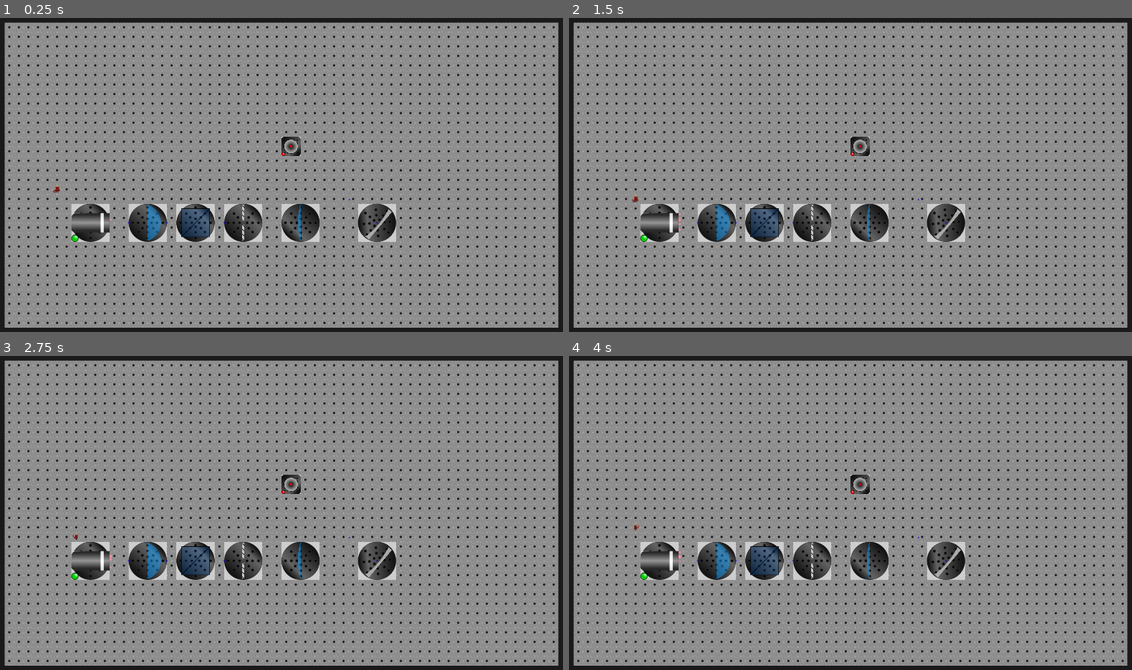
Above: before the commit, frames 1-4 (two rows, left to right).
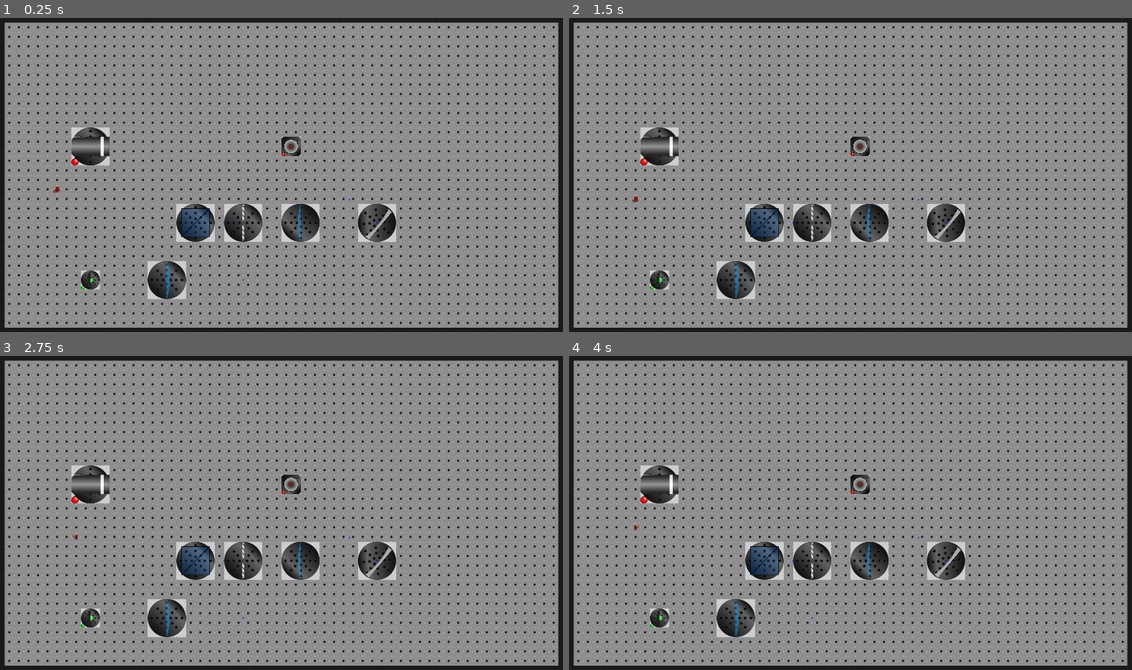
Above: after the commit, the same moments.

Repository: mbapplegate/maxwellDemon
Game: Godot game, scene res://worlds/test_world.tscn
Same seed, same stepped clock (60 frames per second), same inputs: the game is played once before the commit and once after it. The project has no main scene, so this scene is started directly.
Inputs:
- Up to frame 1 (0.25 s): no input
- Up to frame 2 (1.5 s): tap Enter at 0.5 s; hold Right (right) 0.53-1.28 s; hold Shift (pull) 0.53-1.28 s; tap Space (toggleEnergize) at 1.25 s; hold Down (down) from 1.28 s (still down); tap Q (rotateCCW) at 1.35 s
- Up to frame 3 (2.75 s): tap Enter at 2 s; release Down (down) at 2.03 s; hold Right (right) from 2.03 s (still down); hold E (rotateCW) from 2.03 s (still down)
- Up to frame 4 (4 s): tap Space (toggleEnergize) at 2.75, 2.85 s; release Right (right) at 2.78 s; release E (rotateCW) at 2.78 s; hold Up (up) 2.78-3.53 s; tap Enter at 3.5 s; hold Left (left) from 3.53 s (still down); hold Shift (pull) from 3.53 s (still down)

The runs differ from the first frame. In frame 1, 3.2% of the frame differs, in the area x 12-44%, y 34-90%; in frame 2, 3.2%; in frame 3, 3.2%; in frame 4, 3.2%.

Commit message:
Added lambertian LED

Diff:
--- /dev/null
+++ b/scenes/LEDSource/led_source.gd
@@ -0,0 +1,41 @@
+extends pushableObject
+
+@export var numRaysPerTimeout : int = 1
+@export var rayColor : Vector3 = Vector3(0.0, 1.0, 0.0)
+@onready var ray = preload("res://scenes/LightPacket/light_packet.tscn")
+@onready var emitterSprite = $Stage/EmitterSprite
+
+var ledParent = null
+var rng = RandomNumberGenerator.new()
+
+func _ready():
+	ledParent = get_parent()
+	emitterSprite.modulate = Color(rayColor[0], rayColor[1],rayColor[2])
+
+func _ray_hit(photonObj:Object, _collPoint:Vector2, _collNormal:Vector2, _collider:Object):
+	photonObj.rayDying = true
+
+func _on_timer_timeout():
+	var angle = 0.0
+	var uVal= 0.0
+	var instance
+	if (isEnergized):
+		for i in numRaysPerTimeout:
+
+			angle = rng.randf_range(-PI/2.0,PI/2.0)
+			uVal = rng.randf()
+			while uVal > cos(angle):
+				#print(uVal, ", ", cos(angle))
+				angle = rng.randf_range(-PI/2.0,PI/2.0)
+				uVal = rng.randf()
+			#print("Timeout. Angle: ",angle)
+			instance = ray.instantiate()
+			instance.propDir = Vector2(cos(angle),sin(angle))
+			instance.position = to_global(Vector2.ZERO)
+			instance.rayColor = rayColor
+			#instance.scale[0] = 1.0/self.scale[0]
+			#instance.scale[1] = 1.0 / self.scale[1]
+			if ledParent:
+				ledParent.add_child(instance)
+			else:
+				add_child(instance)
--- /dev/null
+++ b/scenes/LEDSource/led_source.tscn
@@ -0,0 +1,35 @@
+[gd_scene load_steps=6 format=3 uid="uid://c3mpywrtffsf3"]
+
+[ext_resource type="PackedScene" uid="uid://beic3gevjusuj" path="res://scenes/PushableObject/pushable_object.tscn" id="1_b7dse"]
+[ext_resource type="Texture2D" uid="uid://c72nhlokfwahg" path="res://scenes/LEDSource/backingSprite.png" id="2_i0s2y"]
+[ext_resource type="Script" path="res://scenes/LEDSource/led_source.gd" id="2_w07lc"]
+[ext_resource type="Texture2D" uid="uid://dd2xhocq0e5ul" path="res://scenes/LEDSource/LEDSprite.png" id="3_ibsm5"]
+
+[sub_resource type="RectangleShape2D" id="RectangleShape2D_wgl05"]
+size = Vector2(16, 96)
+
+[node name="LEDSource" instance=ExtResource("1_b7dse")]
+position = Vector2(91, 89)
+script = ExtResource("2_w07lc")
+numRaysPerTimeout = 10
+rayColor = Vector3(0, 1, 0)
+isEnergized = true
+
+[node name="backingSprite" type="Sprite2D" parent="Stage" index="0"]
+z_index = 1
+position = Vector2(-10, 0)
+texture = ExtResource("2_i0s2y")
+
+[node name="backingArea" type="Area2D" parent="Stage/backingSprite" index="0"]
+
+[node name="backingCollision" type="CollisionShape2D" parent="Stage/backingSprite/backingArea" index="0"]
+shape = SubResource("RectangleShape2D_wgl05")
+
+[node name="EmitterSprite" type="Sprite2D" parent="Stage" index="1"]
+texture = ExtResource("3_ibsm5")
+
+[node name="Timer" type="Timer" parent="." index="4"]
+wait_time = 0.125
+autostart = true
+
+[connection signal="timeout" from="Timer" to="." method="_on_timer_timeout"]
--- a/scenes/PointSource/point_source.gd
+++ b/scenes/PointSource/point_source.gd
@@ -1,6 +1,6 @@
 extends pushableObject
 
-@export var angleRange : Vector2 = Vector2(-PI/2.0,PI/2.0)
+@export var angleRange : Vector2 = Vector2(0,TAU)
 @export var numRaysPerTimeout : int = 1
 @export var rayColor : Vector3 = Vector3(1.0, 0, 1.0)
 @onready var ray = preload("res://scenes/LightPacket/light_packet.tscn")
@@ -12,8 +12,8 @@
 const POINT_RADIUS = 8
 
 func _ready():
-	isRotatable = false
 	sourceParent = get_parent()
+	isRotatable=false
 	sourceBall.modulate = Color(rayColor[0], rayColor[1],rayColor[2])
 
 func _on_timer_timeout():
--- a/worlds/test_world.tscn
+++ b/worlds/test_world.tscn
@@ -8,6 +8,7 @@
 [ext_resource type="PackedScene" uid="uid://cy88a0n33mko2" path="res://scenes/BeamSplitter/beam_splitter.tscn" id="8_78hy1"]
 [ext_resource type="PackedScene" uid="uid://2ai0r6raovox" path="res://scenes/LaserSource/laser_source.tscn" id="8_a3hu6"]
 [ext_resource type="PackedScene" uid="uid://b6navnb20xork" path="res://scenes/Lens_PlanoConvex/lens_plano_convex.tscn" id="8_t0pox"]
+[ext_resource type="PackedScene" uid="uid://c3mpywrtffsf3" path="res://scenes/LEDSource/led_source.tscn" id="9_amk6m"]
 [ext_resource type="PackedScene" uid="uid://catkndynfd4s5" path="res://scenes/ParabolicMirror/parabolic_mirror.tscn" id="9_fpswf"]
 [ext_resource type="PackedScene" uid="uid://b18q2fk6kxyef" path="res://scenes/Iris/iris.tscn" id="9_l7d0q"]
 
@@ -55,18 +56,16 @@
 isEnergized = false
 
 [node name="LensPlanoConvex" parent="." instance=ExtResource("8_t0pox")]
-position = Vector2(512, 704)
+position = Vector2(576, 896)
 LENS_HEIGHT = 120
-focalLength = 64
 isEnergizeable = false
 
 [node name="BeamSplitter" parent="." instance=ExtResource("8_78hy1")]
 position = Vector2(672, 704)
 
 [node name="LaserSource" parent="." instance=ExtResource("8_a3hu6")]
-position = Vector2(320, 704)
+position = Vector2(320, 448)
 rayColor = Vector3(1, 0, 0.1)
-isEnergized = true
 
 [node name="parabolicMirror" parent="." instance=ExtResource("9_fpswf")]
 position = Vector2(1280, 704)
@@ -83,3 +82,7 @@
 LENS_HEIGHT = 120
 initialAngle = 180.0
 isEnergizeable = false
+
+[node name="LEDSource" parent="." instance=ExtResource("9_amk6m")]
+position = Vector2(320, 896)
+scale = Vector2(0.5, 0.5)
Binary file added: scenes/LEDSource/LEDSprite.png
Not shown, added: scenes/LEDSource/LEDSprite.png.import
Binary file added: scenes/LEDSource/backingSprite.png
Not shown, added: scenes/LEDSource/backingSprite.png.import
Not shown: 1 places in worlds/test_world.tscn that only renumber resources
